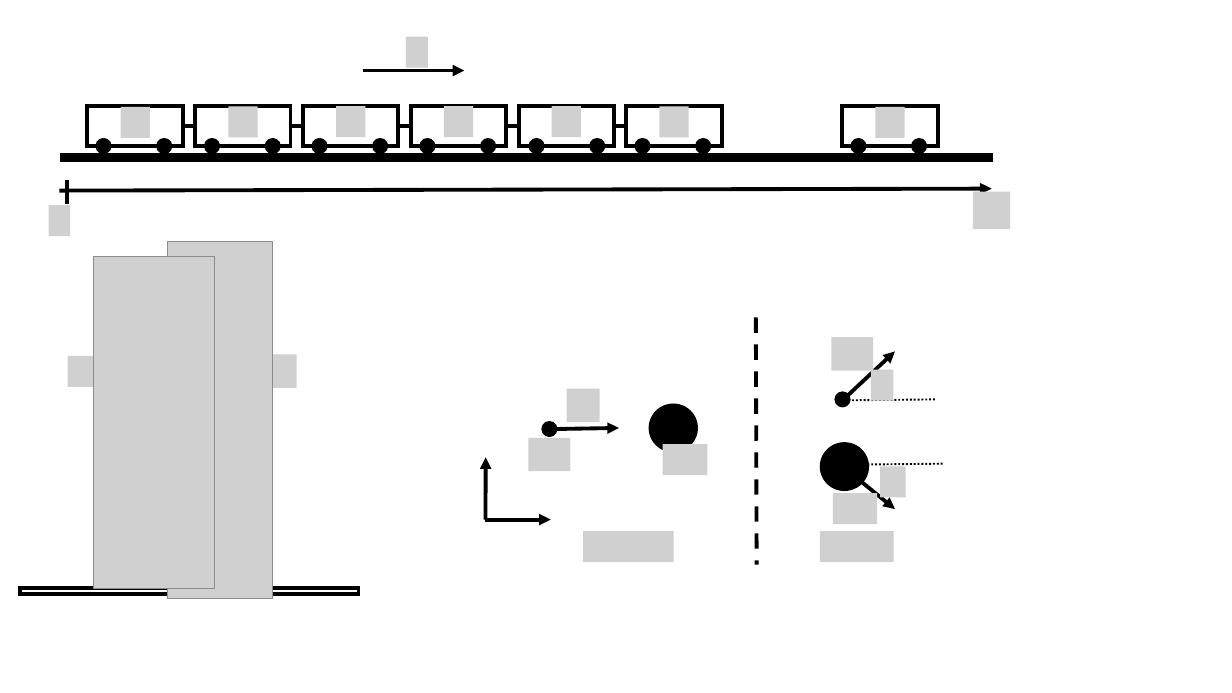
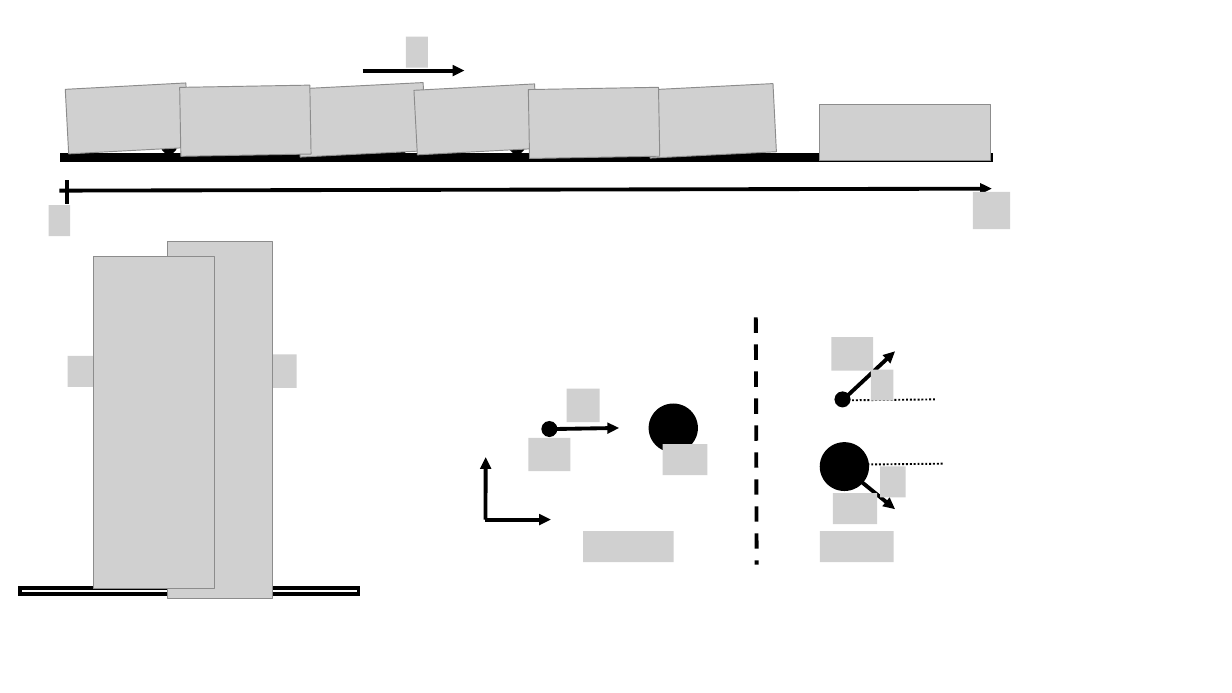
Before and after one commit to OSTP/PhysicsArtofModelling, a slide deck: slide 3 of tex/figures/MomentumAndCM/Figures.pptx. Drawn at 1232x693 pixels with LibreOffice and Linux fonts; fonts in the diff are those of the drawing; grey boxes stand for pictures; background and template pictures are left out. Boxes give left, top, right and bottom in pixels: in the first picture for what was removed or moved away, otherwise in the second. Text is boxed around its words. In the diff, an @@ line names an element or a change of style, - is before the commit and + after.

```diff
--- a/tex/figures/MomentumAndCM/Figures.pptx
+++ b/tex/figures/MomentumAndCM/Figures.pptx
@@ group added at (65, 83, 991, 162): 7 pictures @@
@@ group removed at (88, 106, 938, 152): 7 rectangles, 7 pictures, 5 lines, 2 ellipses @@
@@ ellipse: place and size @@
-ellipse at (97, 140, 109, 152)
+ellipse at (84, 140, 96, 152)
@@ ellipse: place and size @@
-ellipse at (158, 140, 170, 152)
+ellipse at (163, 140, 175, 152)
@@ ellipse: place and size @@
-ellipse at (206, 140, 218, 152)
+ellipse at (202, 140, 214, 152)
@@ ellipse: place and size @@
-ellipse at (267, 140, 279, 152)
+ellipse at (276, 140, 288, 152)
@@ ellipse: place and size @@
-ellipse at (374, 140, 386, 152)
+ellipse at (395, 140, 407, 152)
@@ ellipse: place and size @@
-ellipse at (421, 140, 433, 152)
+ellipse at (433, 140, 445, 152)
@@ ellipse: place and size @@
-ellipse at (482, 140, 494, 152)
+ellipse at (511, 140, 523, 152)
@@ ellipse: place and size @@
-ellipse at (531, 140, 543, 152)
+ellipse at (549, 140, 561, 152)
@@ ellipse: place and size @@
-ellipse at (592, 140, 604, 152)
+ellipse at (628, 140, 640, 152)
@@ ellipse: place and size @@
-ellipse at (637, 140, 649, 152)
+ellipse at (668, 140, 680, 152)
@@ ellipse: place and size @@
-ellipse at (697, 140, 709, 152)
+ellipse at (740, 140, 752, 152)
```
Also in this commit, not shown: 1 other slide changed, 1 other file.
